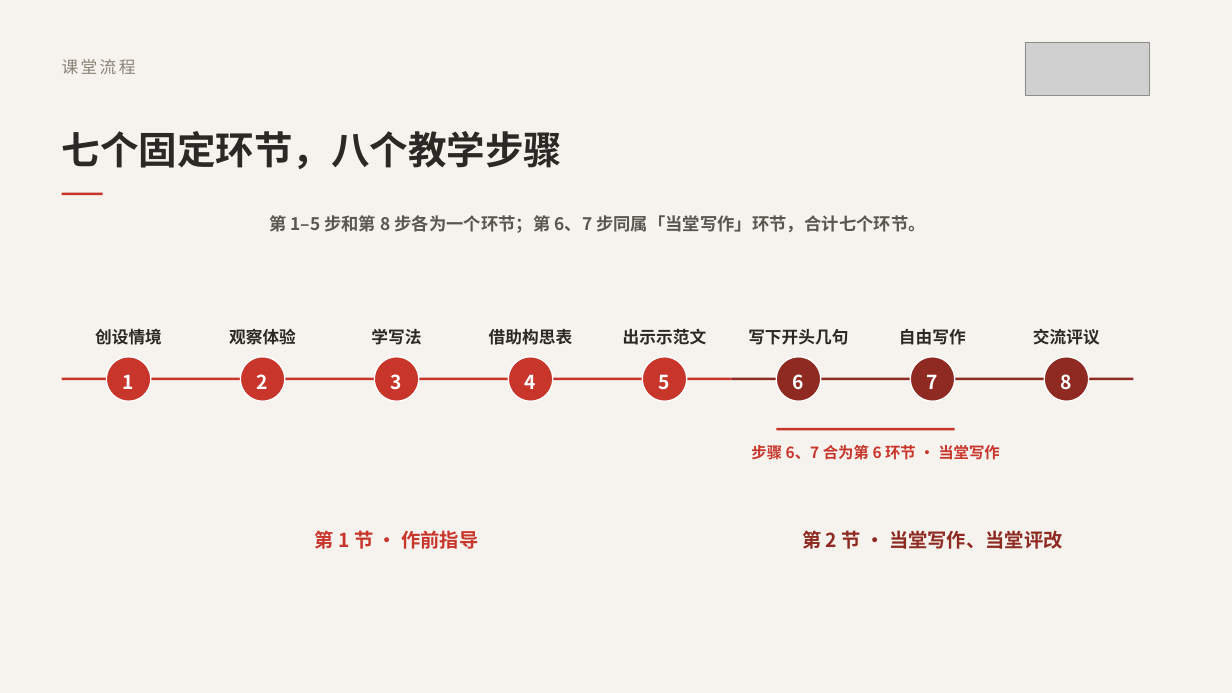
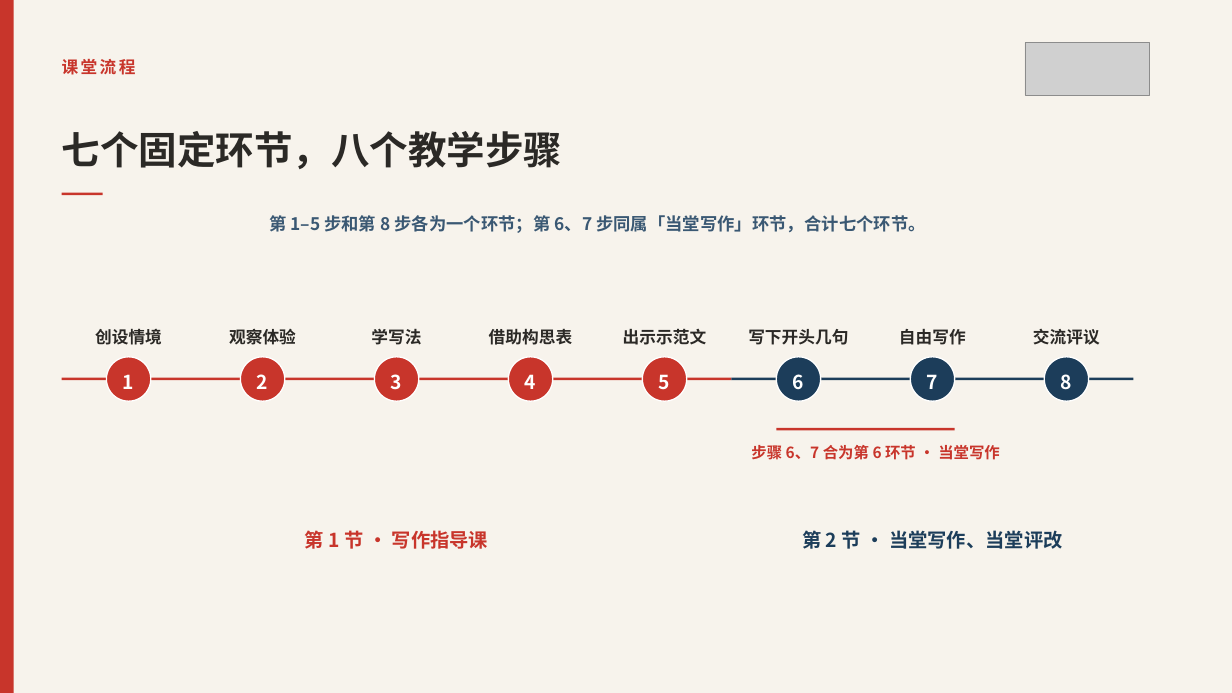
Before and after one commit to wuwenjia6498/laojohn-lesson-plan, a slide deck: slide 18 of 写作课相关宣传文件/国庆后宣讲/2-同步写作课程完整介绍.pptx. Drawn at 1232x693 pixels with LibreOffice and Linux fonts; fonts in the diff are those of the drawing; grey boxes stand for pictures. Boxes give left, top, right and bottom in pixels: in the first picture for what was removed or moved away, otherwise in the second. Text is boxed around its words. In the diff, an @@ line names an element or a change of style, - is before the commit and + after.

```diff
--- a/写作课相关宣传文件/国庆后宣讲/2-同步写作课程完整介绍.pptx
+++ b/写作课相关宣传文件/国庆后宣讲/2-同步写作课程完整介绍.pptx
@@ background #F6F3EE to #F7F3EC @@
@@ rectangle added at [0, 0, 14, 693], fill #C8352B @@
@@ text "课堂流程" at [62, 59, 136, 75]: text colour #8A8477 to #C8352B, bold on @@
@@ text "第 1–5 步和第 8 步各为一个环节；第 ..." at [269, 215, 925, 233]: text colour #5A5650 to #3A5873 @@
@@ fill #8E2A22 to #1C3D5A in 4 elements at [732, 378, 1134, 380], [776, 357, 821, 401], [910, 357, 955, 401], [1044, 357, 1088, 401] @@
@@ text at [305, 530, 488, 549]: text changed @@
-第 1 节 · 作前指导
+第 1 节 · 写作指导课
@@ text "第 2 节 · 当堂写作、当堂评改" at [802, 530, 1063, 549]: text colour #8E2A22 to #1C3D5A @@
```
Also in this commit, not shown: 40 other slides changed, 3 other files.
